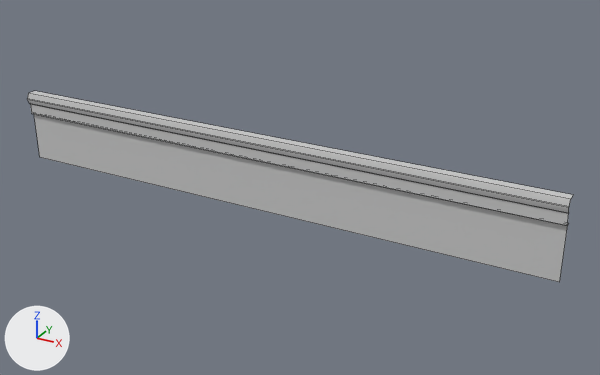
One commit to the FBX model Assets/LivingRoom/FBX/MSG_Lr_floorMold.FBX: the scene before it, then after it.
Before and after are seen from a 50 mm lens placed at (3.7, -5.94, 2.93), pointed at (0.36, 0.14, -0.11). Every picture has the same lights, and +X, +Y and +Z are marked at lower left. Mesh edges are drawn as thin lines. Where no turn or scale is listed for an object, it has been applied to the vertices.
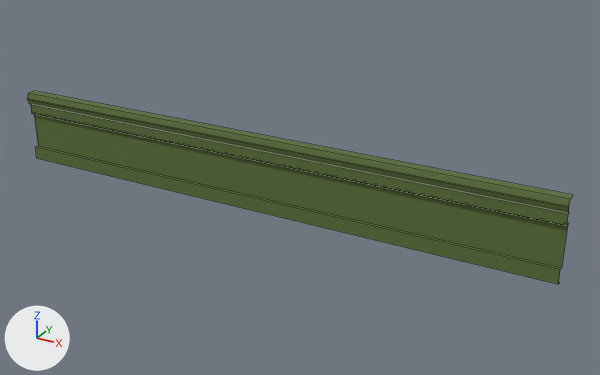
The newer file is also turned or shifted as a whole; pictures and numbers use the older file's frame.

Patch to the scene script:
```diff
--- a/Assets/LivingRoom/FBX/MSG_Lr_floorMold.FBX.py
+++ b/Assets/LivingRoom/FBX/MSG_Lr_floorMold.FBX.py
@@ mat_02___default @@
+mat_02___default = principled_material('02 - Default')
+mat_02___default.base_color = (0.106, 0.157, 0.0431)  # dark green #5c6e3b
+mat_02___default.roughness = 0.859
@@ me_mesh @@
 # used by ob_object075; location = (0.0, 0.0, 0.0)
 # verts and faces of me_mesh; kept vertices keep their numbers, new ones are numbered from 22
 # before: 18 (2.75, 0.0, -0.36) at pixel (559, 282), 19 (-2.75, 0.0, -0.36) at pixel (39, 157), 20 (2.75, 0.0, 0.14) at pixel (567, 224), 21 (-2.75, 0.0, 0.14)
-me_mesh.from_pydata(...)  # 22 vertices, 9 faces; spans x -2.75..2.75, y -0.06..0.06, z -0.36..0.36
+me_mesh.from_pydata(...)  # 28 vertices, 12 faces; spans x -2.75..2.75, y -0.06..0.06, z -0.36..0.36
+# me_mesh part 1
+delete_faces([(18, 20, 21, 19)])
+verts[22] = (-2.75, 0.0, -0.23)  # pixel (38, 145)
+verts[23] = (-2.75, -0.04, -0.36)  # pixel (36, 158)
+verts[24] = (-2.75, -0.04, -0.23)  # pixel (35, 147)
+for new, old in zip([25, 26, 27], [22, 23, 24]): verts[new] = verts[old] + (5.5, 0.0, 0.0)
+faces += [(20, 21, 22, 25), (23, 26, 27, 24), (18, 26, 23, 19), (22, 24, 27, 25)]
+# me_mesh part 2: 8 faces spanning x -2.75..2.75, y -0.06..0.06, z 0.14..0.36 switch from mat_01___default (light grey #cacaca) to mat_02___default (dark green #5c6e3b)
```

Where the change shows, as pixel boxes [x1, y1, x2, y2] in the pictures (600 x 375 px):
'Object075', reshaped: before [27, 91, 573, 282]; after [27, 91, 573, 284]
part 1 of me_mesh, built on: before [34, 114, 568, 282]; after [34, 114, 568, 284]
part 2 of me_mesh, recoloured (grey to green): [27, 91, 573, 226] in both
